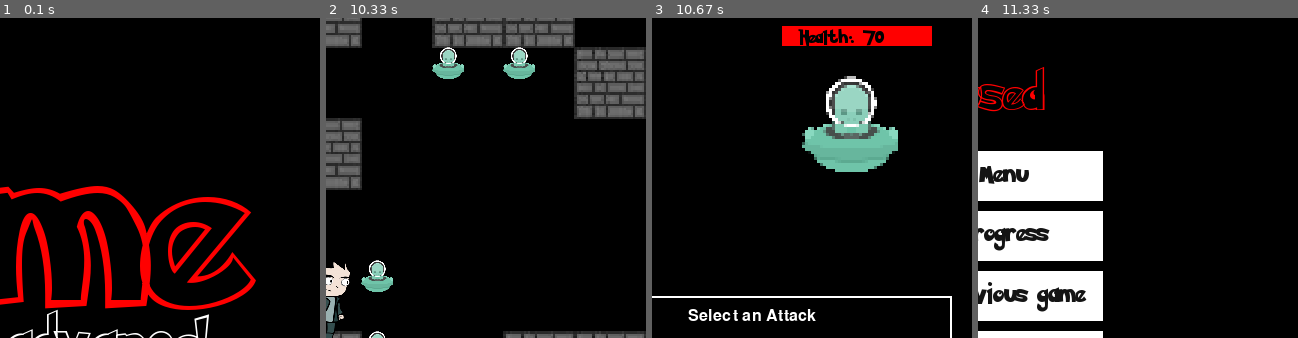
Above: before the commit, frames 1-4 (left to right).
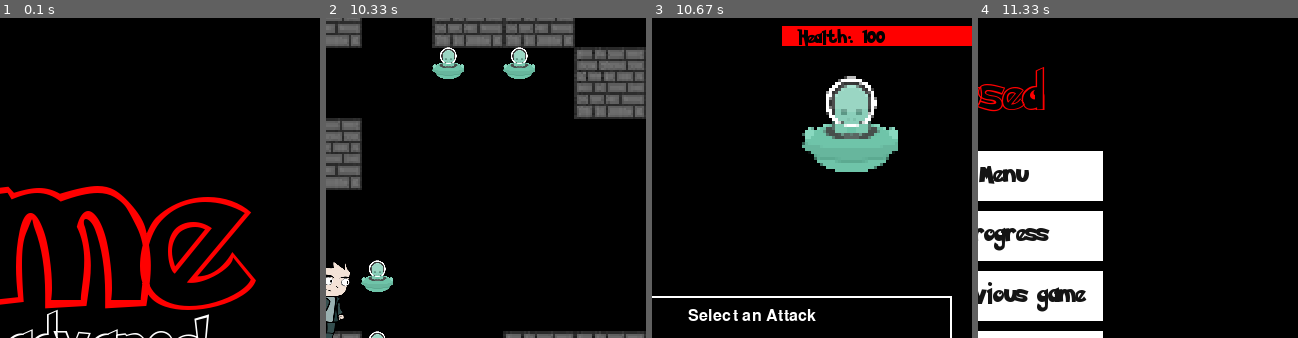
Above: after the commit, the same moments.

Repository: VagishVela/project-pygames
Game: pygame game, started from main.py
Two runs of this game, one before a commit and one after it. Both use one fixed random seed, a clock stepped at 60 frames per second and the inputs below.
Inputs (mouse positions are % of the whole screen's width and height, from its top left):
- Up to frame 1 (0.1 s): no input
- Up to frame 2 (10.33 s): click (50, 31) at 0.38 s; click (50, 31) at 0.72 s; hold P 1-1.47 s; hold Right 1-1.47 s; move the mouse to (82, 47) at 1.03 s; hold L 1.5-1.97 s; hold Right 1.5-1.97 s; tap Esc at 2 s; click (50, 41) at 2.38 s; hold Right 2.83-3.3 s; move the mouse to (87, 85) at 2.87 s; hold Right 3.67-4.13 s; hold Left 4.17-4.7 s; hold Down 4.73-5.03 s; tap W at 5.07, 7.8 s; hold Left 5.4-5.8 s; hold Right 6.23-6.87 s; hold Down 6.9-7.27 s; hold Right 8.13-8.6 s; hold Up 8.63-8.93 s; hold Right 8.97-9.43 s; hold Left 9.47-10 s; hold Down from 10.03 s (still down)
- Up to frame 3 (10.67 s): release Down at 10.33 s; tap D at 10.37 s
- Up to frame 4 (11.33 s): click "Quick Attack" at 10.75 s; hold Esc from 11.03 s (still down)
The pictures show only the part of the screen within x 50-100%, y 7-57%; the shares and areas given below are measured in that part.

Frames 1-2 are identical in both runs. In frame 3, 1.3% of the frame differs, in the area x 45-100%, y 2-9%; in frame 4, nothing differs.

Commit message:
health is saved now

Diff:
--- a/game/data/__init__.py
+++ b/game/data/__init__.py
@@ -11,6 +11,8 @@
 
 if typing.TYPE_CHECKING:
     from game.views.map import GameState
+    from game.data.states import PlayerAttributes
+
 
 logger = logger.getChild("data")
 
@@ -22,6 +24,7 @@
     time: int
     loc: list
     removed: set[tuple]
+    health: int
 
     def to_dict(self) -> dict:
         """convert the slots back to dictionary"""
@@ -29,6 +32,7 @@
             "time": self.time,
             "loc": self.loc,
             "removed": [list(pos) for pos in self.removed],
+            "attributes": {"health": self.health},
         }
 
 
@@ -47,6 +51,7 @@
                 time=slot["time"],
                 removed={tuple(s) for s in slot["removed"]},
                 loc=slot["loc"],
+                health=slot["attributes"]["health"],
             )
             for slot in self._slots
         ]
@@ -67,10 +72,12 @@
     def construct_slot(game_state: "GameState") -> SlotData:
         """construct a dict for a slot"""
         level_state = game_state.level_state
+        attributes = game_state.attributes
         return SlotData(
             time=int(time.time()),
             loc=level_state.loc,
             removed=level_state.removed,
+            health=attributes.health,
         )
 
     def read(self) -> dict:
--- a/game/data/states.py
+++ b/game/data/states.py
@@ -2,6 +2,7 @@
 from dataclasses import dataclass
 
 from game.data import logger
+from game.entities.player import PlayerAttributes
 
 logger = logger.getChild("states")
 
@@ -47,4 +48,5 @@
     """Represents the game state"""
 
     level_state: LevelState
+    attributes: PlayerAttributes
     # todo: add invenetory and other states
--- a/game/entities/enemy.py
+++ b/game/entities/enemy.py
@@ -3,6 +3,8 @@
 import pygame.image
 from pygame import Surface
 from pygame.sprite import Sprite
+
+from game.entities.player import PlayerAttributes
 
 
 class Enemy(Sprite):
@@ -16,11 +18,15 @@
         )
         self.scale = scale
         self.rect = self.image.get_rect()
-        self.abilities = {
-            "attack": 5,
-            "damage": 30,
-            "health": 70,
-        }
+        # self.abilities = {
+        #     "attack": 5,
+        #     "damage": 30,
+        #     "health": 70,
+        # }
+        self.attributes = PlayerAttributes(
+            health=100,
+            max_health=100,
+        )
         self.max_health = 70
         self.details = ["I am Quantalocus.", "A deadly Alien with no special abilities"]
         self.visible = True
@@ -33,13 +39,13 @@
             {"name": "Mega Attack", "power": 40},
         ]
 
-    def take_damage(self, p_ability):
-        """Take damage from the player"""
-        self.abilities["health"] -= (
-            p_ability["attack"] * (100 - self.abilities["damage"]) / 100
-        )
-        # Return true if the enemy dies
-        return self.abilities["health"] <= 0
+    # def take_damage(self, p_ability):
+    #     """Take damage from the player"""
+    #     self.abilities["health"] -= (
+    #         p_ability["attack"] * (100 - self.abilities["damage"]) / 100
+    #     )
+    #     # Return true if the enemy dies
+    #     return self.abilities["health"] <= 0
 
     def draw(self, screen: Surface, pos_x, pos_y, scale=None):
         """Draw the enemy"""
--- a/game/entities/player.py
+++ b/game/entities/player.py
@@ -1,7 +1,17 @@
 """This module contains the Player class"""
+from dataclasses import dataclass
+
 import pygame.image
 from pygame import Surface
 from pygame.sprite import Sprite
+
+
+@dataclass
+class PlayerAttributes:
+    """Represents player attributes"""
+
+    health: int
+    max_health: int
 
 
 class Player(Sprite):
@@ -16,11 +26,15 @@
         ).convert_alpha()
         self.pos = self.image.get_width() / 2, self.image.get_height() / 2
         self.rect = self.image.get_rect()
-        self.abilities = {
-            "attack": 20,
-            "damage": 20,
-            "health": 100,
-        }
+        # self.abilities = {
+        #     "attack": 10,
+        #     "defence": 20,
+        #     "health": 100,
+        # }
+        self.attributes = PlayerAttributes(
+            health=100,
+            max_health=100,
+        )
         self.max_health = 100
         self.has_shield = True
         self.dodging = False
@@ -34,13 +48,13 @@
             {"name": "Mega Attack", "power": 40},
         ]
 
-    def take_damage(self, e_ability):
-        """Take damage from the enemy"""
-        self.abilities["health"] -= (
-            e_ability["attack"] * (100 - self.abilities["damage"]) / 100
-        )
-        # Return true if the player dies
-        return self.abilities["health"] <= 0
+    # def take_damage(self, e_ability):
+    #     """Take damage from the enemy"""
+    #     self.abilities["health"] -= (
+    #         e_ability["attack"] * (100 - self.abilities["damage"]) / 100
+    #     )
+    #     # Return true if the player dies
+    #     return self.abilities["health"] <= 0
 
     def draw(self, screen: Surface, pos=None, scale=None):
         """Draw the player"""
@@ -48,7 +62,7 @@
             self.scale = scale
             self.image = pygame.transform.scale(self.image, scale)
 
-        if self.abilities["health"] <= 0:
+        if self.attributes.health <= 0:
             # ghost mode!
             if not self.is_ghost:
                 self.image.set_alpha(120)
--- a/game/views/battle.py
+++ b/game/views/battle.py
@@ -120,13 +120,13 @@
         # draw the health bars
         HealthBar(self.player.max_health).draw(
             self.screen,
-            self.player.abilities["health"],
+            self.player.attributes.health,
             (60, self.height - 100),
             150,
             20,
         )
         HealthBar(self.enemy.max_health).draw(
-            self.screen, self.enemy.abilities["health"], (self.width - 190, 50), 150, 20
+            self.screen, self.enemy.attributes.health, (self.width - 190, 50), 150, 20
         )
 
         # draw the attack menu
@@ -208,7 +208,12 @@
     def on_keydown(self, event) -> None:
         if event.key == pygame.K_ESCAPE:
             # open the pause menu
-            game_data.save_temp(GameState(Battle.game_view.screen_map.level.state))
+            game_data.save_temp(
+                GameState(
+                    Battle.game_view.screen_map.level.state,
+                    Battle.game_view.player.attributes,
+                )
+            )
             game_data.save_temp("Battle", "paused_from")
             self.change_views("pause.Pause")
 
@@ -242,7 +247,7 @@
             if button_rect.collidepoint(mouse_pos):
                 self.attack(self.player, self.enemy, attack)
                 # if opponent is alive after player's turn
-                if not self.my_turn and self.enemy.abilities["health"] > 0:
+                if not self.my_turn and self.enemy.attributes.health > 0:
                     # wait 2 seconds
                     WAIT_FOR_ENEMY.wait(2000)
 
@@ -258,7 +263,7 @@
         """Called when the player selects an attack or enemy attacks"""
 
         # if opponent's already dead
-        if _to.abilities["health"] <= 0:
+        if _to.attributes.health <= 0:
             self._evaluate(_to)
             return
         # set current attack
@@ -268,9 +273,9 @@
         }
 
         # deduct health
-        _to.abilities["health"] -= attack["power"]
+        _to.attributes.health -= attack["power"]
         # if last attack killed the opponent
-        if _to.abilities["health"] <= 0:
+        if _to.attributes.health <= 0:
             self._evaluate(_to)
         # flip sides if opponent survived the attack
         self.my_turn ^= True
--- a/game/views/map.py
+++ b/game/views/map.py
@@ -115,9 +115,9 @@
 
         # draw the health bar
         HealthBar(self.player.max_health).draw(
-            self.screen, self.player.abilities["health"], (20, 20), 150, 20
-        )
-        if self.player.abilities["health"] <= 0:
+            self.screen, self.player.attributes.health, (20, 20), 150, 20
+        )
+        if self.player.attributes.health <= 0:
             Text(
                 "You've become a ghost!",
                 "pokemon-solid",
@@ -155,10 +155,10 @@
                 self.screen_map.move(-1, 0)
             # for debugging
             case pygame.K_p:
-                self.player.abilities["health"] += 50
+                self.player.attributes.health += 50
             # for debugging
             case pygame.K_l:
-                self.player.abilities["health"] -= 50
+                self.player.attributes.health -= 50
             case pygame.K_ESCAPE:
                 # needed for saving game from a different view
                 self.save_data(temp=True)
@@ -186,7 +186,10 @@
     def save_data(self, temp=False):
         """Save the data"""
 
-        state = GameState(self.screen_map.level.state)
+        state = GameState(
+            self.screen_map.level.state,
+            self.player.attributes,
+        )
 
         logger.debug(" saving data...")
         if not temp:
@@ -206,6 +209,7 @@
 
         # clear screen and set level state
         self.screen_map.load(LevelState(game_data.get("loc"), game_data.get("removed")))
+        self.player.attributes.health = game_data.get("health")
         # redraw
         self.on_draw()
 
